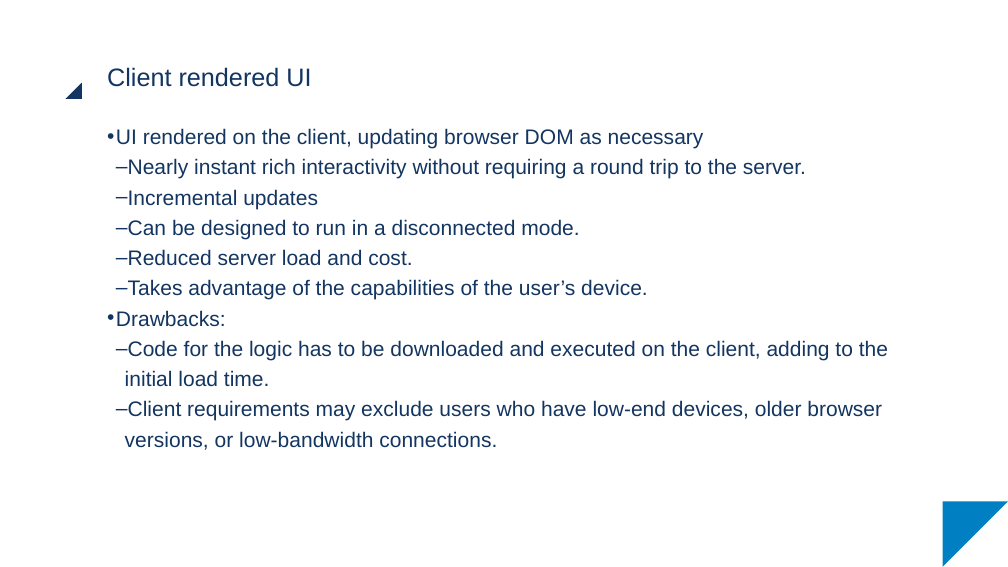
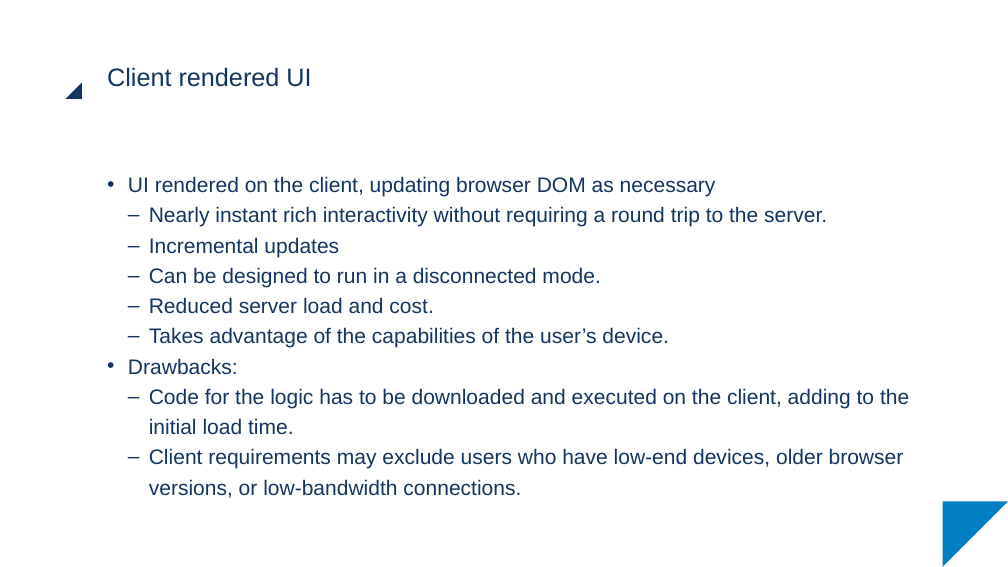
Before and after one commit to scolapicchioni/razorhybrid, a slide deck: slide 12 of Slides/Razor_01.pptx. Drawn at 1008x567 pixels with LibreOffice and Linux fonts; fonts in the diff are those of the drawing. Boxes give left, top, right and bottom in pixels: in the first picture for what was removed or moved away, otherwise in the second. Text is boxed around its words. In the diff, an @@ line names an element or a change of style, - is before the commit and + after.

```diff
--- a/Slides/Razor_01.pptx
+++ b/Slides/Razor_01.pptx
@@ text "UI rendered on the client, ..." moved from (x1=116, y1=128, x2=888, y2=450) to (x1=128, y1=176, x2=909, y2=498) @@
@@ text "UI rendered on the client, ..." at (x1=128, y1=176, x2=909, y2=498): indent changed @@
```
Also in this commit, not shown: 17 other slides changed, 39 other files.
